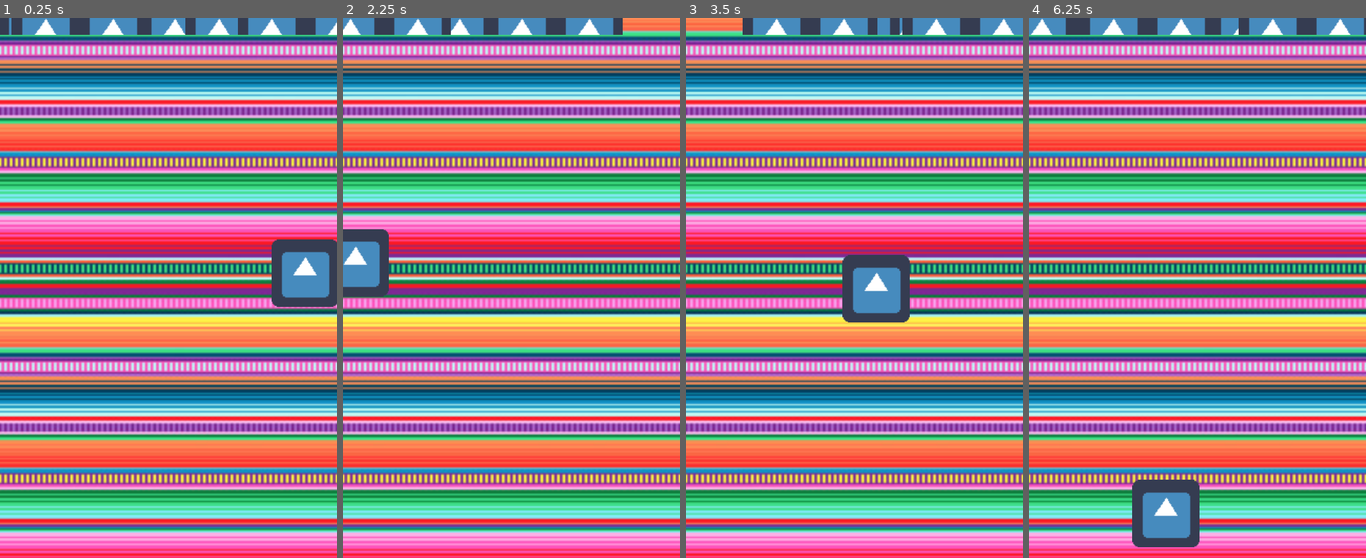
Above: before the commit, frames 1-4 (left to right).
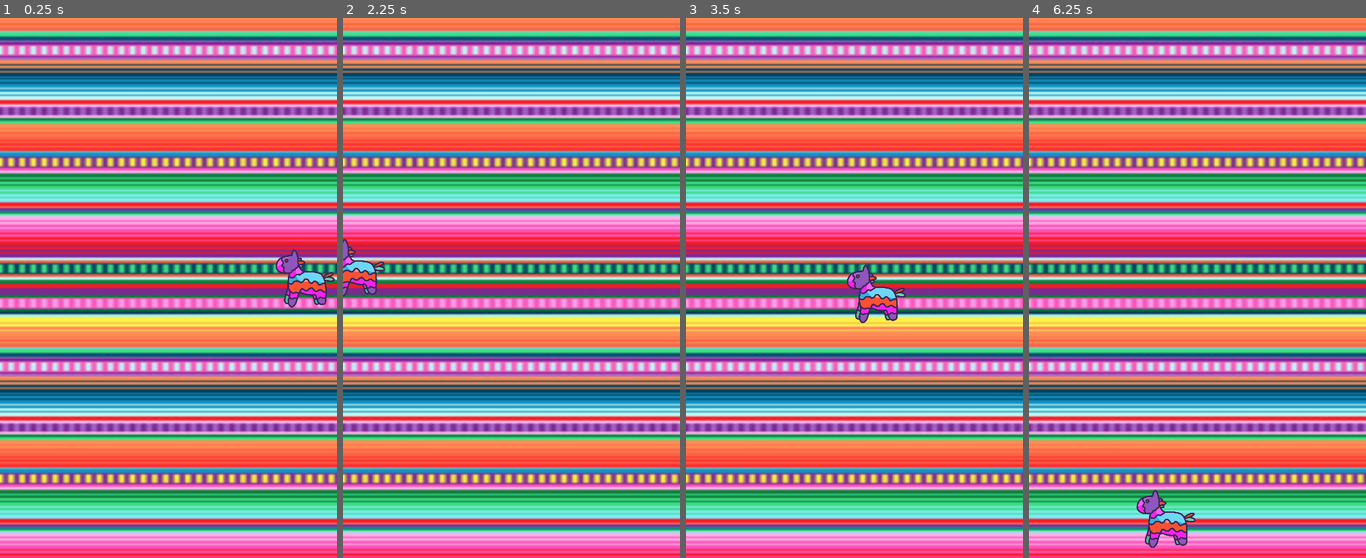
Above: after the commit, the same moments.

Repository: BoontonHighSchool/Pinata-Jump
Game: Godot game, scene res://Main.tscn
Two runs of this game, one before a commit and one after it. Both use one fixed random seed, a clock stepped at 60 frames per second and the inputs below. The engine's default icon, where the game draws it, is replaced by a stand-in: a white triangle on a blue panel in a dark square.
Inputs:
- Up to frame 1 (0.25 s): no input
- Up to frame 2 (2.25 s): hold D (move_right) 0.53-2.03 s; tap Enter at 2 s; hold A (move_left) from 2.03 s (still down)
- Up to frame 3 (3.5 s): tap Space at 2.75 s; release A (move_left) at 2.78 s; hold D (move_right) from 2.78 s (still down)
- Up to frame 4 (6.25 s): release D (move_right) at 4.28 s; hold A (move_left) 4.28-5.03 s; hold D (move_right) 5.03-5.78 s; hold A (move_left) from 5.78 s (still down)

The runs differ from the first frame. In frame 1, 13% of the frame differs, in the area x 0-100%, y 0-87%; in frame 2, 12%; in frame 3, 13%; in frame 4, 14%, in the area x 0-100%, y 0-99%.

Commit message:
Update

Diff:
--- /dev/null
+++ b/BigPatform.tscn
@@ -0,0 +1,12 @@
+[gd_scene load_steps=2 format=2]
+
+[ext_resource path="res://Platform.tscn" type="PackedScene" id=1]
+
+[node name="BigPatform" instance=ExtResource( 1 )]
+
+[node name="Sprite" parent="." index="0"]
+position = Vector2( 0, -4 )
+region_rect = Rect2( 54, 305, 1227, 507 )
+
+[node name="CollisionShape2D" parent="." index="1"]
+position = Vector2( -0.5, -7.5 )
--- a/Main.gd
+++ b/Main.gd
@@ -3,6 +3,7 @@
 onready var width: = get_viewport_rect().size.x
 onready var height: = get_viewport_rect().size.y
 
+export(Array, PackedScene) var platformList
 var platform: = preload("res://Platform.tscn")
 
 var platformCount: = 5
@@ -14,10 +15,11 @@
 onready var background:Sprite = $"ParallaxBackground/ParallaxLayer/Sprite"
 
 func _ready()->void:
+	randomize()
 	OS.center_window()
 	player.global_position.y = treshold
 	for i in platformCount:
-		var inst: = platform.instance()
+		var inst = platform.instance()
 		inst.global_position.y = height / platformCount * i
 		inst.global_position.x = rand_x()
 		platformParent.add_child(inst)
@@ -30,6 +32,7 @@
 	return rand_range(28.0, width-28.0)
 
 func _physics_process(delta:float)->void:
+	platform = platformList[randi() % platformList.size()]
 	if player.global_position.y < treshold:
 		var move:float = lerp(0.0, treshold -player.global_position.y, scrollSpeed)
 		move_background(move)
--- a/Main.tscn
+++ b/Main.tscn
@@ -1,11 +1,14 @@
-[gd_scene load_steps=4 format=2]
+[gd_scene load_steps=6 format=2]
 
 [ext_resource path="res://SerapeBKG.png" type="Texture" id=1]
 [ext_resource path="res://Player.tscn" type="PackedScene" id=2]
 [ext_resource path="res://Main.gd" type="Script" id=3]
+[ext_resource path="res://Platform.tscn" type="PackedScene" id=4]
+[ext_resource path="res://BigPatform.tscn" type="PackedScene" id=5]
 
 [node name="Main" type="Node2D"]
 script = ExtResource( 3 )
+platformList = [ ExtResource( 4 ), ExtResource( 5 ) ]
 
 [node name="ParallaxBackground" type="ParallaxBackground" parent="."]
 
@@ -14,6 +17,7 @@
 
 [node name="Sprite" type="Sprite" parent="ParallaxBackground/ParallaxLayer"]
 position = Vector2( 0, -512 )
+scale = Vector2( 2, 1 )
 texture = ExtResource( 1 )
 centered = false
 
--- a/Platform.tscn
+++ b/Platform.tscn
@@ -1,16 +1,18 @@
 [gd_scene load_steps=3 format=2]
 
-[ext_resource path="res://icon.png" type="Texture" id=1]
+[ext_resource path="res://Sprites.png" type="Texture" id=1]
 
 [sub_resource type="RectangleShape2D" id=1]
-extents = Vector2( 63, 7.5 )
+extents = Vector2( 58.5, 7.5 )
 
 [node name="Platform" type="KinematicBody2D"]
 
 [node name="Sprite" type="Sprite" parent="."]
+position = Vector2( 0, -17 )
+scale = Vector2( 0.1, 0.1 )
 texture = ExtResource( 1 )
 region_enabled = true
-region_rect = Rect2( 0, 0, 128, 32 )
+region_rect = Rect2( 1378, 342, 600, 346 )
 
 [node name="CollisionShape2D" type="CollisionShape2D" parent="."]
 position = Vector2( 0, -7.5 )
--- a/Player.tscn
+++ b/Player.tscn
@@ -1,6 +1,6 @@
 [gd_scene load_steps=4 format=2]
 
-[ext_resource path="res://icon.png" type="Texture" id=1]
+[ext_resource path="res://Sprites.png" type="Texture" id=1]
 [ext_resource path="res://Player.gd" type="Script" id=2]
 
 [sub_resource type="RectangleShape2D" id=1]
@@ -10,8 +10,11 @@
 script = ExtResource( 2 )
 
 [node name="Sprite" type="Sprite" parent="."]
-position = Vector2( 0, -30 )
+position = Vector2( 0, -25 )
+scale = Vector2( 0.1, 0.1 )
 texture = ExtResource( 1 )
+region_enabled = true
+region_rect = Rect2( 675, 847, 579, 564 )
 
 [node name="CollisionShape2D" type="CollisionShape2D" parent="."]
 position = Vector2( 0, -19 )
--- a/project.godot
+++ b/project.godot
@@ -21,7 +21,7 @@
 window/size/test_width=960
 window/size/test_height=1536
 window/stretch/mode="2d"
-window/stretch/aspect="keep_height"
+window/stretch/aspect="keep"
 
 [input]
 
